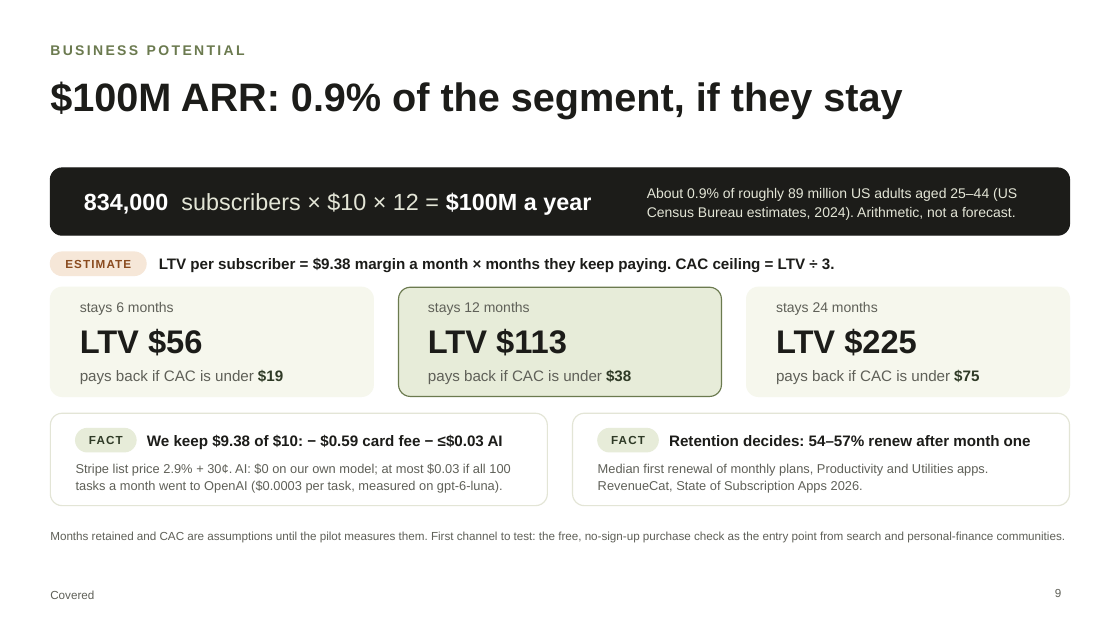
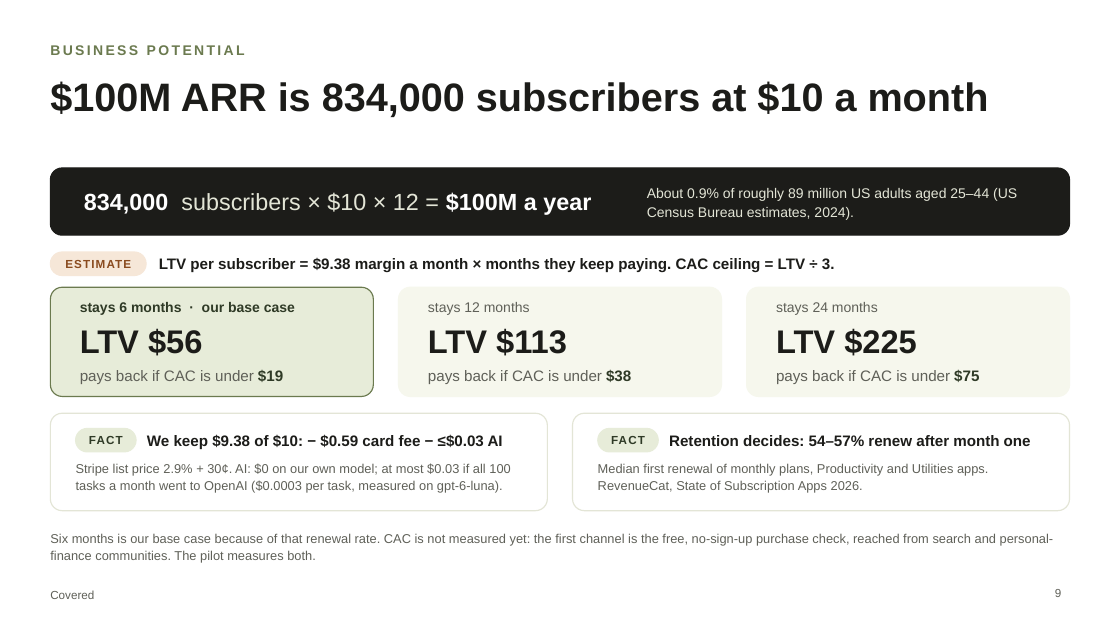
Before and after one commit to chinusoid/FractureTeam, a slide deck: slide 9 of pitch/covered-pitch.pptx. Drawn at 1120x630 pixels with LibreOffice and Linux fonts; fonts in the diff are those of the drawing. Boxes give left, top, right and bottom in pixels: in the first picture for what was removed or moved away, otherwise in the second. Text is boxed around its words. In the diff, an @@ line names an element or a change of style, - is before the commit and + after.

```diff
--- a/pitch/covered-pitch.pptx
+++ b/pitch/covered-pitch.pptx
@@ title at bbox=[50, 81, 989, 117]: text changed @@
-$100M ARR: 0.9% of the segment, if they stay
+$100M ARR is 834,000 subscribers at $10 a month
@@ text at bbox=[647, 188, 1017, 220]: text changed @@
-About 0.9% of roughly 89 million US adults aged 25–44 (US Census Bureau estimates, 2024). Arithmetic, not a forecast.
+About 0.9% of roughly 89 million US adults aged 25–44 (US Census Bureau estimates, 2024).
@@ rounded rectangle at bbox=[50, 287, 373, 397]: fill #F6F7ED to #E7ECD9; outline #F6F7ED 1 pt to #6B7A4F 1 pt @@
@@ rounded rectangle at bbox=[398, 287, 721, 397]: fill #E7ECD9 to #F6F7ED; outline #6B7A4F 1 pt to #F6F7ED 1 pt @@
@@ text at bbox=[80, 302, 295, 315]: text changed; text colour #5F6058 to #2F3A26; bold on @@
-stays 6 months
+stays 6 months · our base case
@@ rounded rectangle: place and size @@
-rounded rectangle at bbox=[50, 413, 548, 506]
+rounded rectangle at bbox=[50, 413, 548, 511]
@@ rounded rectangle at bbox=[50, 413, 548, 511]: proportions changed @@
@@ rounded rectangle at bbox=[573, 413, 1070, 511]: proportions changed @@
@@ rounded rectangle: place and size @@
-rounded rectangle at bbox=[573, 413, 1070, 506]
+rounded rectangle at bbox=[573, 413, 1070, 511]
@@ text at bbox=[50, 533, 1054, 563]: text changed; size 10 to 11 pt @@
-Months retained and CAC are assumptions until the pilot measures them. First channel to test: the free, no-sign-up purchase check as the entry point from search and personal-finance communities.
+Six months is our base case because of that renewal rate. CAC is not measured yet: the first channel is the free, no-sign-up purchase check, reached from search and personal-finance communities. The pilot measures both.
```
Also in this commit, not shown: 9 other slides changed, 22 other files.
